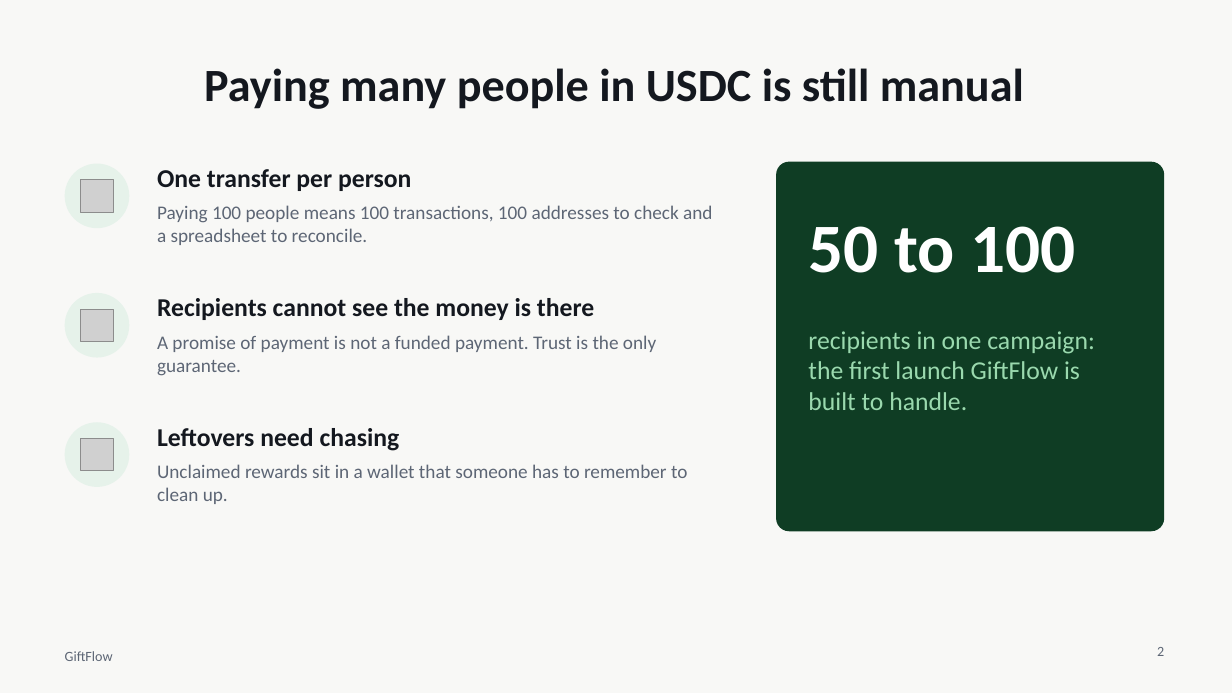
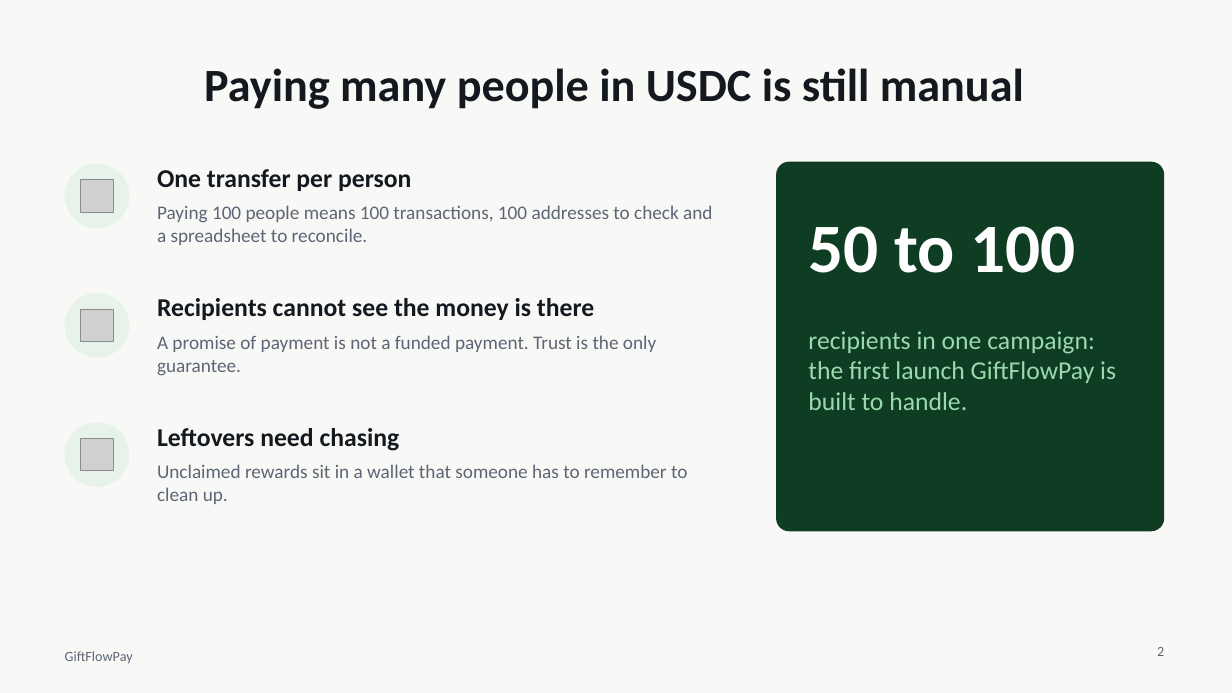
Before and after one commit to sadikul880/giftflowpay-by-arc, a slide deck: slide 2 of docs/presentation/GiftFlow-presentation.pptx. Drawn at 1232x693 pixels with LibreOffice and Linux fonts; fonts in the diff are those of the drawing; grey boxes stand for pictures. Boxes give left, top, right and bottom in pixels: in the first picture for what was removed or moved away, otherwise in the second. Text is boxed around its words. In the diff, an @@ line names an element or a change of style, - is before the commit and + after.

```diff
--- a/docs/presentation/GiftFlow-presentation.pptx
+++ b/docs/presentation/GiftFlow-presentation.pptx
@@ text at (808, 331, 1116, 410): text changed @@
-recipients in one campaign: the first launch GiftFlow is built to handle.
+recipients in one campaign: the first launch GiftFlowPay is built to handle.
@@ text at (65, 651, 133, 663): text changed @@
-GiftFlow
+GiftFlowPay
```
Also in this commit, not shown: 13 other slides changed, 2 slides added, 1 slide removed, 39 other files.
